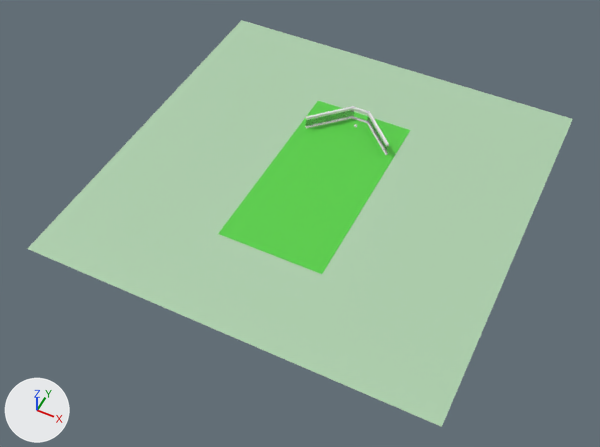
A saved change to the COLLADA model models/Field/field.dae.
Camera for both pictures: a camera (50 mm lens) standing at (181.0, -395.0, 436.0) and looking at (-1.0, -31.0, -19.0). Lighting does not change. The marker at lower left points along +X, +Y and +Z. Where no turn or scale is listed for an object, it has been applied to the vertices.

Script lines for the objects in view, before the commit:
```python
ob_base1 = bpy.data.objects.new('base1', me_plane)
ob_base1.location = (0.0, 0.0, 0.0)
ob_cube_003 = bpy.data.objects.new('Cube_003', me_cube_004)
ob_cube_003.location = (0.0, 73.0, 10.0)
ob_fence1bot = bpy.data.objects.new('fence1bot', me_cube_008)
ob_fence1bot.location = (20.0, 60.0, 0.0)
ob_fence1mid = bpy.data.objects.new('fence1mid', me_cube_003)
ob_fence1mid.location = (20.0, 60.0, 5.0)
ob_fence1top = bpy.data.objects.new('fence1top', me_cube_005)
ob_fence1top.location = (20.0, 60.0, 10.0)
ob_fence2bot = bpy.data.objects.new('fence2bot', me_cube_002)
ob_fence2bot.location = (-20.0, 60.0, 0.0)
ob_fence2mid = bpy.data.objects.new('fence2mid', me_cube_009)
ob_fence2mid.location = (-20.0, 60.0, 5.0)
ob_fence2top = bpy.data.objects.new('fence2top', me_cube_006)
ob_fence2top.location = (-20.0, 60.0, 10.0)
ob_field = bpy.data.objects.new('field', me_plane_001)
ob_field.location = (0.0, 0.0, 0.2)
```
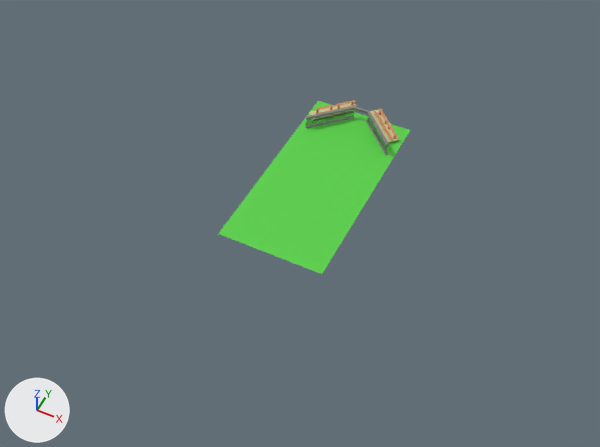
Patch to the scene script:
```diff
--- a/models/Field/field.dae.py
+++ b/models/Field/field.dae.py
@@ mat_fence @@
 mat_fence.roughness = 0.44
-mat_fence.alpha = 0.312
@@ mat_concrete @@
+mat_concrete = principled_material('concrete')
+mat_concrete.base_color = (0.64, 0.599, 0.292)  # beige #d1cb93
+mat_concrete.roughness = 0.44
@@ mat_bench @@
+mat_bench = principled_material('bench')
+mat_bench.base_color = (0.64, 0.245, 0.114)  # orange #d1885f
+mat_bench.roughness = 0.44
@@ me_cube_006 @@
 me_cube_006.from_pydata(...)  # 8 vertices, 12 faces; spans x -14.8..14.8, y -14.8..14.8, z -1.0..1.0
+me_cube_006.materials.append(mat_fence)  # dark grey #515151
@@ me_cube_019 @@
+me_cube_019.from_pydata(...)  # 104 vertices, 156 faces; spans x -17.7..15.9, y -15.5..18.2, z -2.6..2.5
+# faces by material slot: [144, 12]
+me_cube_019.materials.append(mat_bench)  # orange #d1885f
+me_cube_019.materials.append(mat_concrete)  # beige #d1cb93
@@ me_cube_029 @@
+me_cube_029.from_pydata(...)  # 104 vertices, 156 faces; spans x -18.2..15.5, y -17.7..15.9, z -2.6..2.5
+# faces by material slot: [144, 12]
+me_cube_029.materials.append(mat_bench)  # orange #d1885f
+me_cube_029.materials.append(mat_concrete)  # beige #d1cb93
@@ ob_cube_003 @@
 ob_cube_003 = bpy.data.objects.new('Cube_003', me_cube_004)
-ob_cube_003.location = (0.0, 73.0, 10.0)
+ob_cube_003.location = (0.0, 73.9, 10.0)
@@ ob_base1 @@
-ob_base1 = bpy.data.objects.new('base1', me_plane)
-ob_base1.location = (0.0, 0.0, 0.0)
@@ ob_seatr1 @@
+ob_seatr1 = bpy.data.objects.new('seatr1', me_cube_019)
+ob_seatr1.location = (21.3, 73.0, 3.8)
@@ ob_seatr1_001 @@
+ob_seatr1_001 = bpy.data.objects.new('seatr1_001', me_cube_029)
+ob_seatr1_001.location = (-21.3, 73.0, 3.8)
```

Boxes (x1, y1, x2, y2) around the edits, measured in the pictures (600 x 447 px):
'base1', deleted
    before: (27, 20, 573, 427)
'seatr1', added
    after: (370, 108, 400, 143)
'fence2mid', surface changed
    both: (306, 110, 354, 127)
'seatr1_001', added
    after: (309, 100, 357, 115)
'fence2top', surface changed, recoloured
    both: (306, 106, 355, 120)
'fence1top', surface changed
    both: (367, 111, 389, 147)
'fence1mid', surface changed
    both: (367, 116, 388, 154)
'fence2bot', surface changed
    both: (305, 117, 354, 129)
'Cube_003', surface changed, moved
    before: (352, 107, 369, 115)
    after: (353, 106, 369, 114)
'fence1bot', surface changed
    both: (366, 121, 388, 155)
